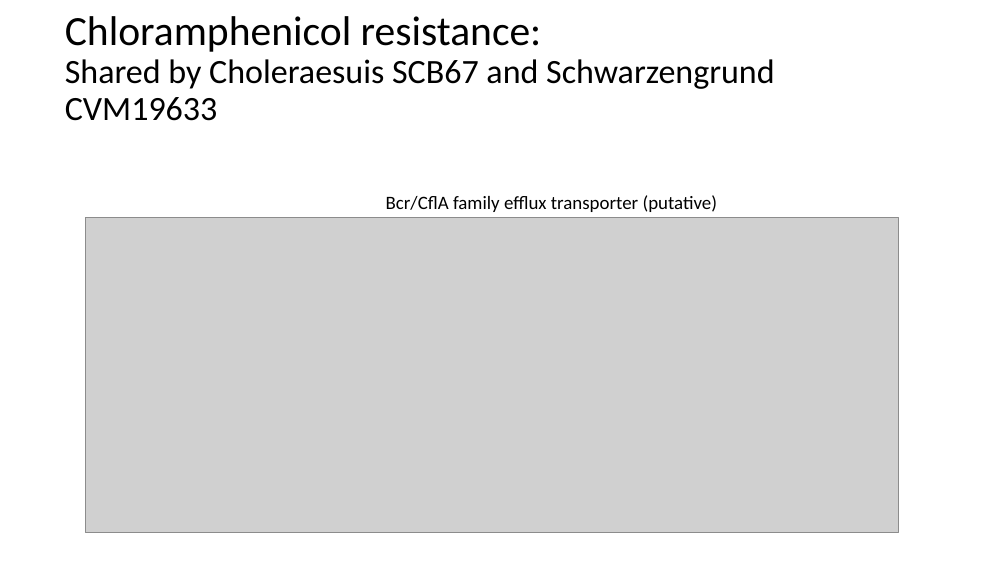
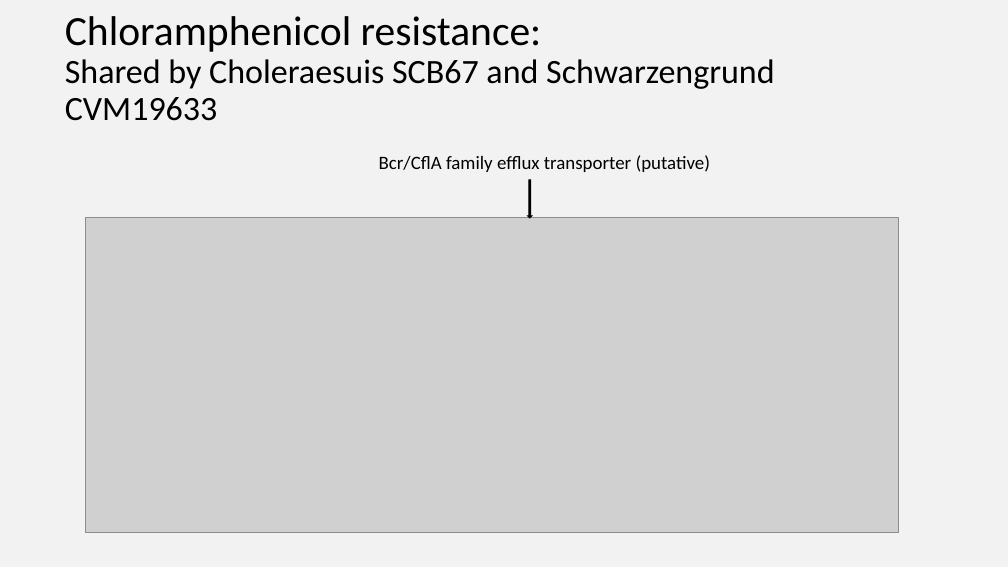
Before and after one commit to Yale-EEB723/finalproject, a slide deck: slide 24 of 190425_Verdegaal_EEB723_project.pptx (slide 22 before the commit). Drawn at 1008x567 pixels with LibreOffice and Linux fonts; fonts in the diff are those of the drawing; grey boxes stand for pictures. Boxes give left, top, right and bottom in pixels: in the first picture for what was removed or moved away, otherwise in the second. Text is boxed around its words. In the diff, an @@ line names an element or a change of style, - is before the commit and + after.

```diff
--- a/190425_Verdegaal_EEB723_project.pptx
+++ b/190425_Verdegaal_EEB723_project.pptx
@@ background #FFFFFF to #F2F2F2 @@
@@ text "Bcr/CflA family efflux transporter (putative)" moved from (x1=386, y1=195, x2=718, y2=212) to (x1=379, y1=155, x2=711, y2=172) @@
@@ down arrow added at (x1=528, y1=180, x2=532, y2=218), fill #000000, outline #000000 1 pt @@
```
Also in this commit, not shown: 19 other slides changed, 4 slides added, 2 slides removed, 6 other files.
